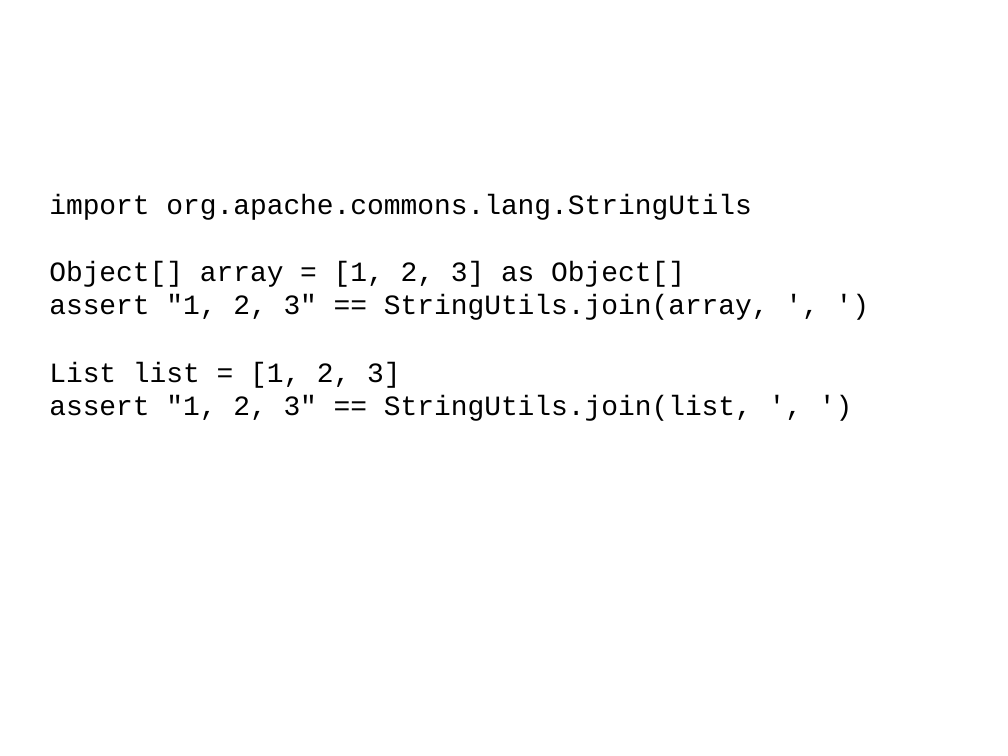
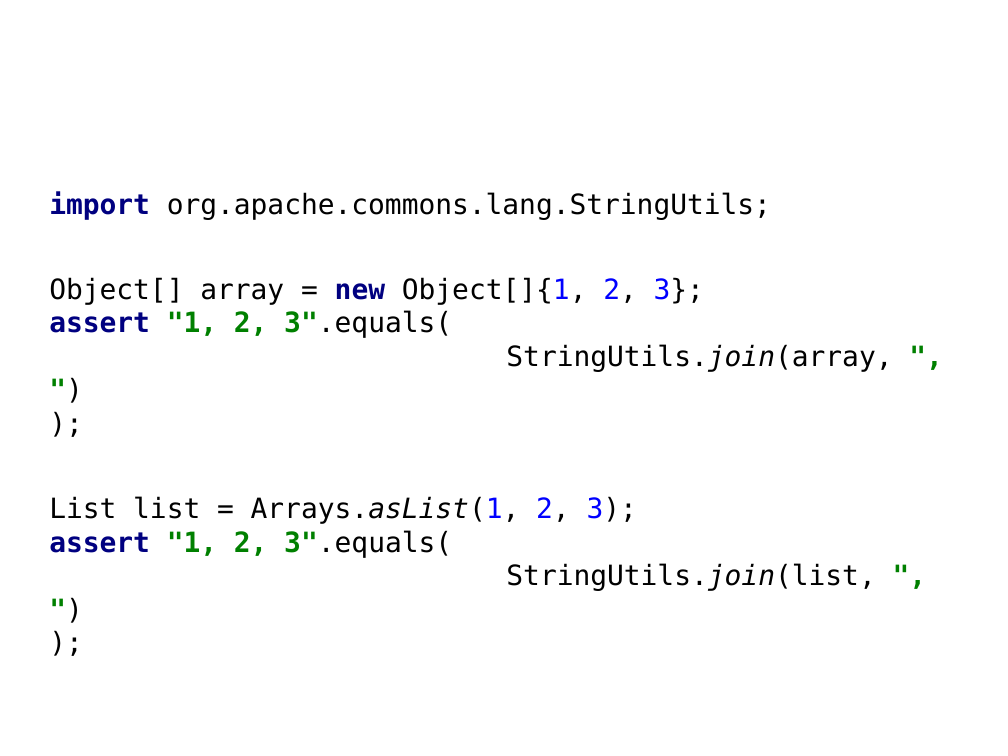
Before and after one commit to HamletDRC/presentations, a slide deck: slide 14 of javaboilerplatebusters/BoilerPlateBusters_Confess.odp (slide 13 before the commit). Drawn at 1008x756 pixels with LibreOffice and Linux fonts; fonts in the diff are those of the drawing; background and template pictures are left out. Boxes give left, top, right and bottom in pixels: in the first picture for what was removed or moved away, otherwise in the second. Text is boxed around its words. In the diff, an @@ line names an element or a change of style, - is before the commit and + after.

```diff
--- a/javaboilerplatebusters/BoilerPlateBusters_Confess.odp
+++ b/javaboilerplatebusters/BoilerPlateBusters_Confess.odp
@@ subtitle at [49, 191, 892, 591]: text changed; font Courier New to DejaVu Sans Mono @@
-import org.apache.commons.lang.StringUtils
-Object[] array = [1, 2, 3] as Object[]
-assert "1, 2, 3" == StringUtils.join(array, ', ')
-List list = [1, 2, 3]
-assert "1, 2, 3" == StringUtils.join(list, ', ')
+import org.apache.commons.lang.StringUtils;
+Object[] array = new Object[]{1, 2, 3};
+assert "1, 2, 3".equals(
+StringUtils.join(array, ", ")
+);
+List list = Arrays.asList(1, 2, 3);
+assert "1, 2, 3".equals(
+StringUtils.join(list, ", ")
+);
```
Also in this commit, not shown: 22 other slides changed, 12 slides added, 21 other files.
